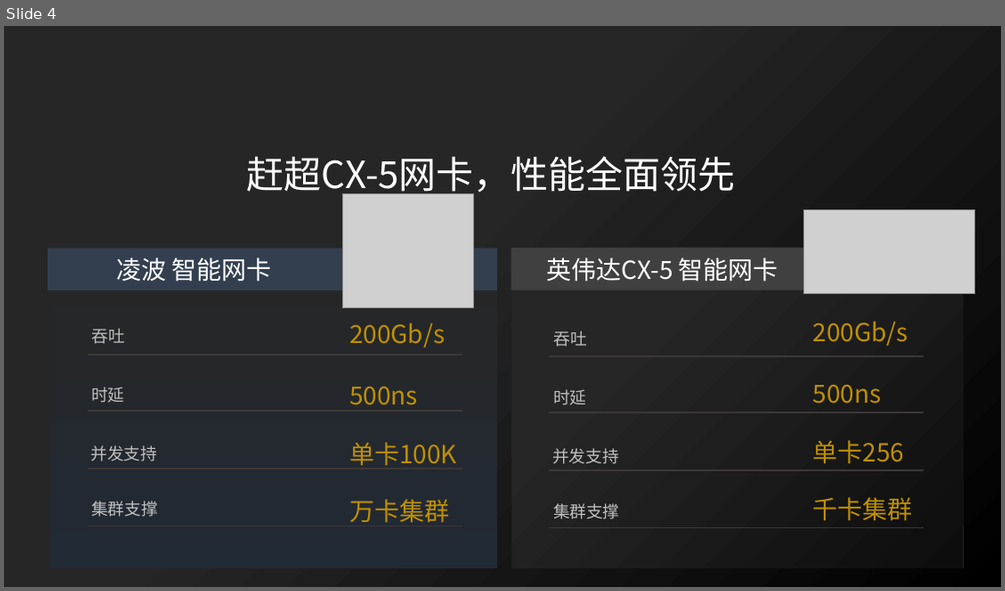
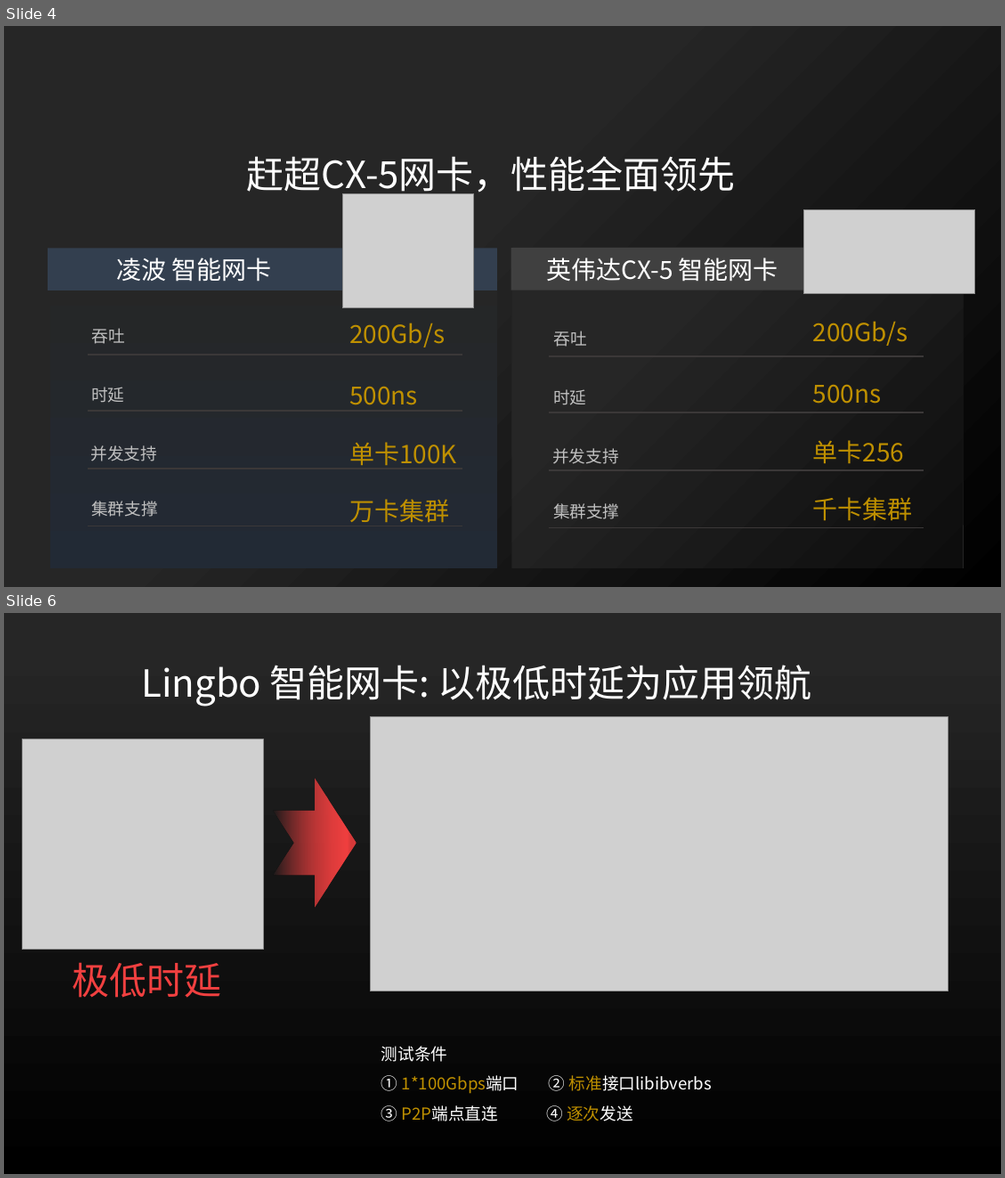
Before and after one commit to TJU-solide/RNIC_PPT, a slide deck: 解决方案PPT.pptx. Shown one above the other, each under a label of ours: slide 4 before the commit, slides 4 and 6 after it; the slides between them are not shown. The pictures are 1005x591 and 1005x1178 pixels, drawn with LibreOffice and Linux fonts; fonts in the diff are those of the drawing; grey boxes stand for pictures. Boxes give left, top, right and bottom in pixels: in the first picture for what was removed or moved away, otherwise in the second. Text is boxed around its words. In the diff, an @@ line names an element or a change of style, - is before the commit and + after.

```diff
--- a/解决方案PPT.pptx
+++ b/解决方案PPT.pptx
@@ slide 6 added at (x1=4, y1=613, x2=1001, y2=1174), background #FFFFFF @@
@@ rectangle added at (x1=4, y1=613, x2=1001, y2=1174), fill gradient #000000 to #262626 @@
@@ text added at (x1=141, y1=665, x2=812, y2=706), 36 pt, text #FFFFFF @@
+Lingbo 智能网卡: 以极低时延为应用领航
@@ picture added at (x1=371, y1=717, x2=947, y2=991) @@
@@ picture added at (x1=22, y1=739, x2=263, y2=949) @@
@@ notched right arrow added at (x1=274, y1=779, x2=356, y2=907), fill gradient #1B1B1B to #F14040 @@
@@ text added at (x1=73, y1=962, x2=222, y2=997), 36 pt, text #F14040 @@
+极低时延
@@ text added at (x1=381, y1=1046, x2=712, y2=1121), 16 pt, text #FFFFFF @@
+测试条件
+① 1*100Gbps端口 ② 标准接口libibverbs
+③ P2P端点直连 ④ 逐次发送
```
Also in this commit, not shown: 1 slide changed, 2 other slides added, 5 other files.
